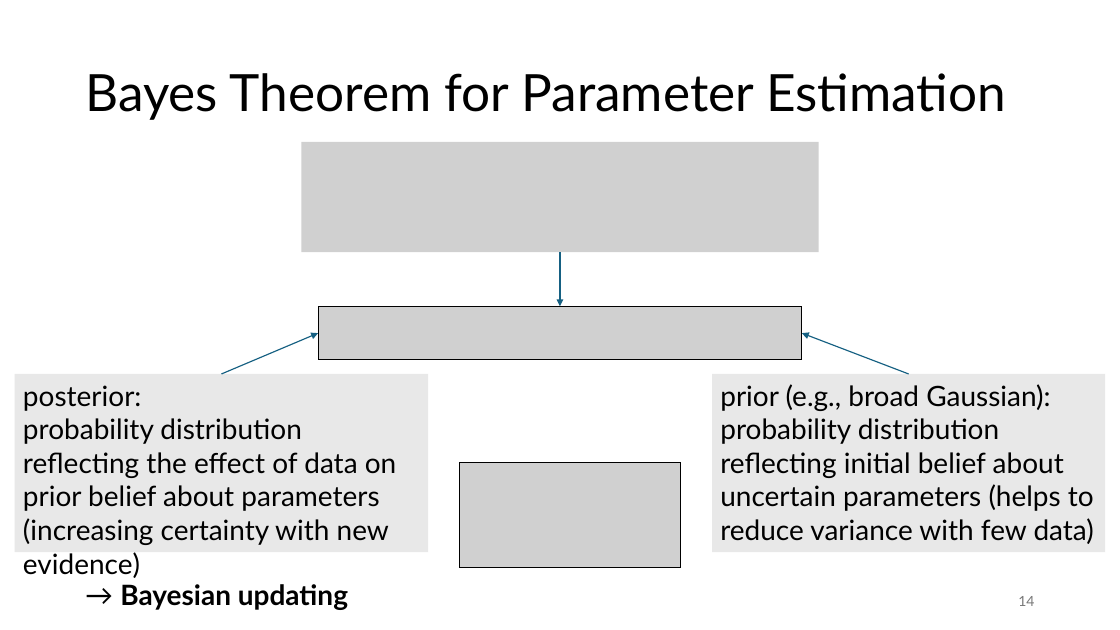
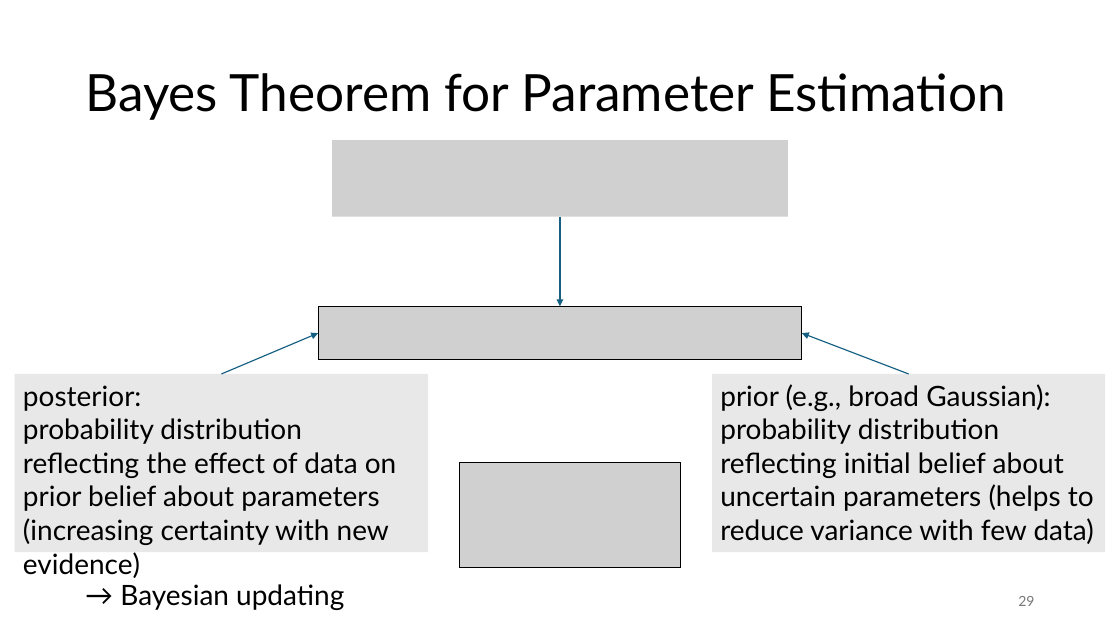
Before and after one commit to FelixWick/data_science, a slide deck: slide 29 of slides/4_parameter_estimation.pptx (slide 14 before the commit). Drawn at 1120x630 pixels with LibreOffice and Linux fonts; fonts in the diff are those of the drawing; grey boxes stand for pictures. Boxes give left, top, right and bottom in pixels: in the first picture for what was removed or moved away, otherwise in the second. Text is boxed around its words. In the diff, an @@ line names an element or a change of style, - is before the commit and + after.

Commit message:
parameter estimation slides

```diff
--- a/slides/4_parameter_estimation.pptx
+++ b/slides/4_parameter_estimation.pptx
@@ picture: place and size @@
-picture at (302,142,819,252)
+picture at (332,140,787,217)
@@ arrow moved from (560, 252) - (560, 307) to (560, 217) - (560, 307) @@
@@ text "→ Bayesian updating" at (120,584,344,610): bold off @@
@@ page number at (1018,596,1034,606): text changed @@
-14
+29
```
Also in this commit, not shown: 8 other slides changed, 21 slides added, 6 slides removed, 2 other files.
